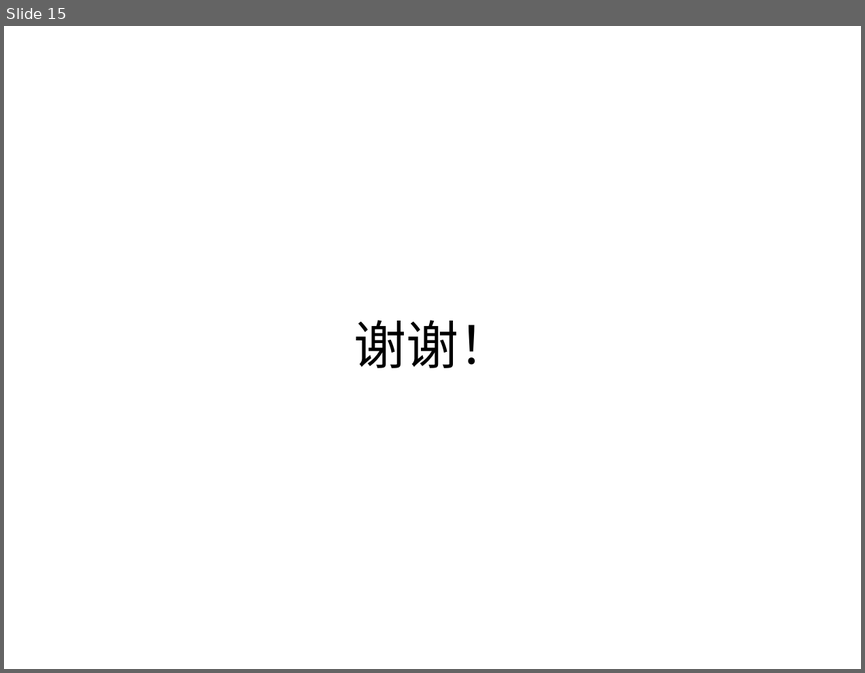
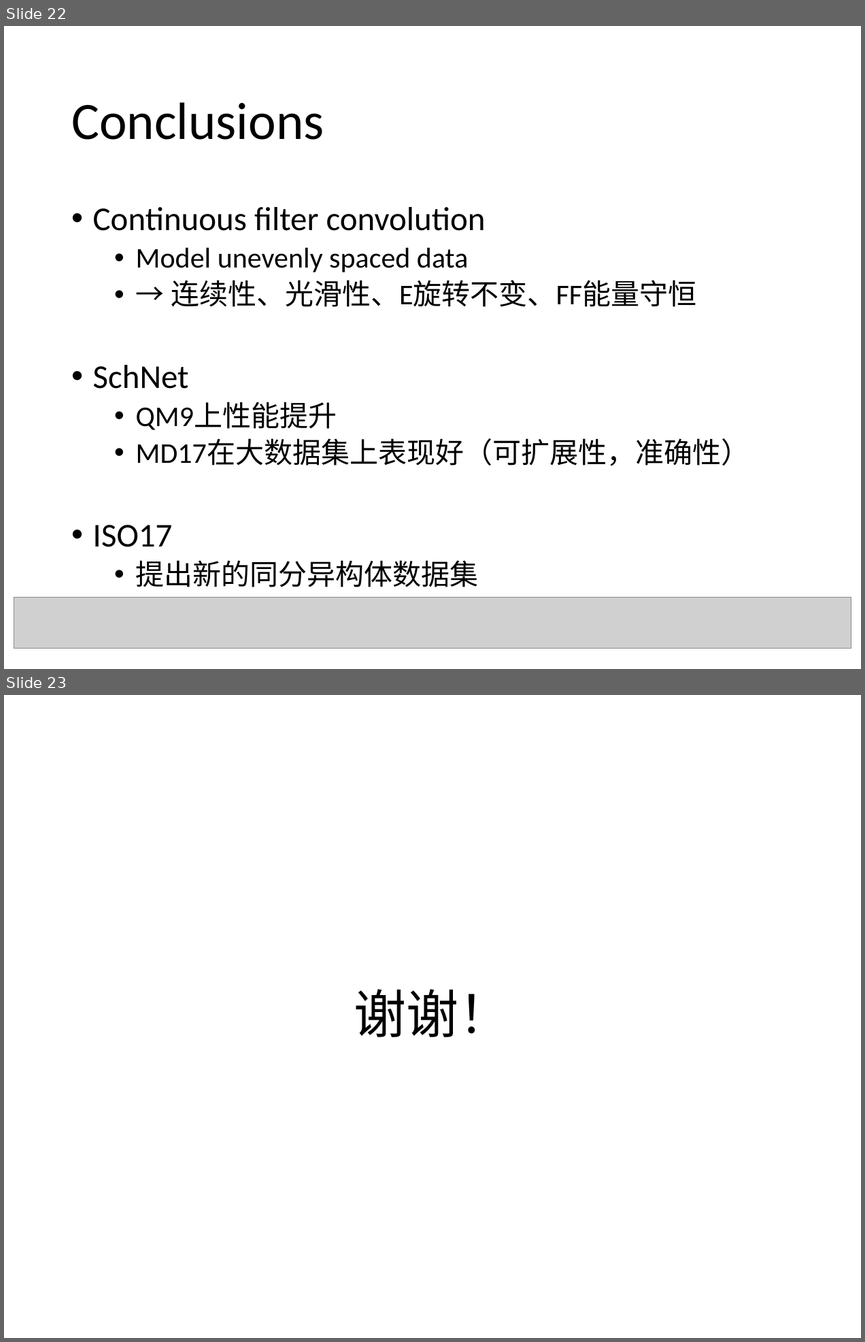
Before and after one commit to jiaweile/discussion-hpc-ai, a slide deck: LearningMaterials/week5/SchNet.pptx. Shown one above the other, each under a label of ours: slide 15 before the commit, slides 22 and 23 after it. The pictures are 865x673 and 865x1342 pixels, drawn with LibreOffice and Linux fonts; fonts in the diff are those of the drawing; grey boxes stand for pictures. Boxes give left, top, right and bottom in pixels: in the first picture for what was removed or moved away, otherwise in the second. Text is boxed around its words. In the diff, an @@ line names an element or a change of style, - is before the commit and + after.

```diff
--- a/LearningMaterials/week5/SchNet.pptx
+++ b/LearningMaterials/week5/SchNet.pptx
@@ slide 22 added at [4,26,861,669], background #FFFFFF @@
@@ title added at [71,102,324,140], 44 pt, text #000000 @@
+Conclusions
@@ text added at [93,207,749,587], 24 pt, text #000000 @@
+• Continuous filter convolution
+  • Model unevenly spaced data
+  • → 连续性、光滑性、E旋转不变、FF能量守恒
+• SchNet
+  • QM9上性能提升
+  • MD17在大数据集上表现好（可扩展性，准确性）
+• ISO17
+  • 提出新的同分异构体数据集
@@ picture added at [14,597,851,648] @@
@@ what was slide 15 is now slide 23 @@
```
Also in this commit, not shown: 12 slides changed, 8 other slides added, 1 slide removed.
